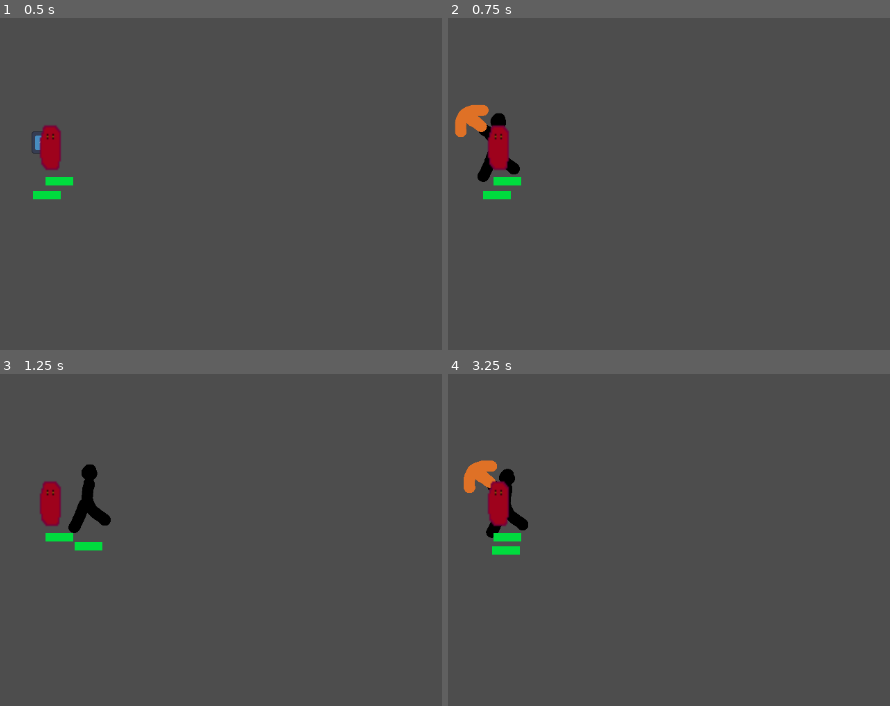
Above: before the commit, frames 1-4 (two rows, left to right).
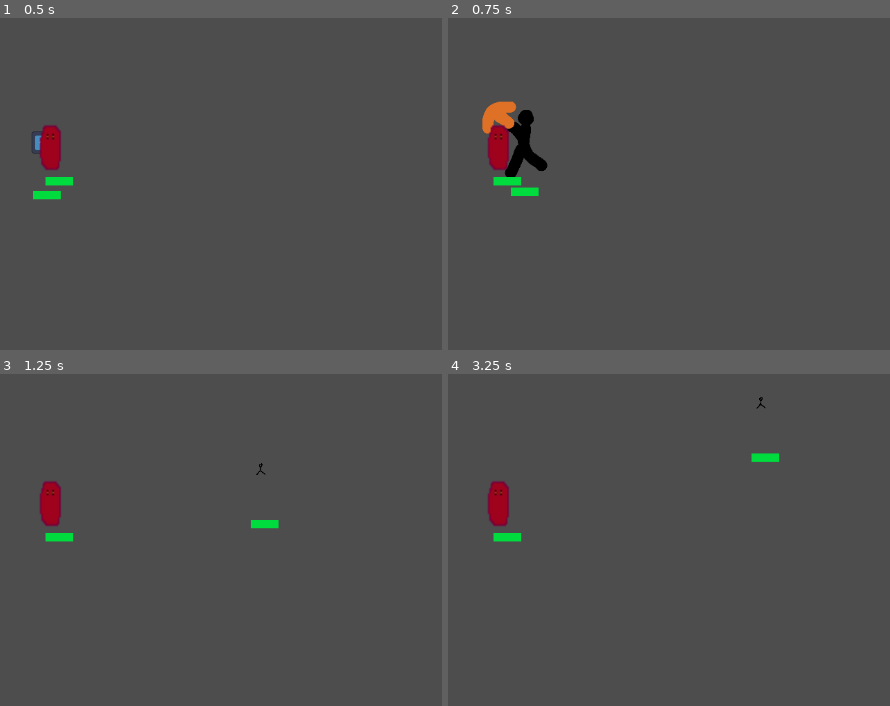
Above: after the commit, the same moments.

Repository: Lukas74m/gae_ca2
Game: Godot game, scene res://scenes/game/Game.tscn
The game is run twice, just before and just after one commit, with the same random seed, the same clock (stepped at 60 frames per second) and the same inputs. The engine's default icon, where the game draws it, is replaced by a stand-in: a white triangle on a blue panel in a dark square.
Inputs (mouse positions are in pixels of both pictures, inside the frame that each line leads up to):
- Up to frame 1 (0.5 s): no input
- Up to frame 2 (0.75 s): tap Enter at 0.5 s; move the mouse to (669, 120) at 0.52 s; hold Q (attack) from 0.53 s (still down)
- Up to frame 3 (1.25 s): keep holding Q (attack); tap E (dash, bound only after the commit) at 0.8 s
- Up to frame 4 (3.25 s): move the mouse to (outside the picture) at 1.27 s; release Q (attack) at 1.28 s; tap E (dash, bound only after the commit) at 1.35, 2.3, 2.85 s; tap Q (attack) at 1.55, 3.05 s; move the mouse to (571, 400) at 2.02 s; hold Q (attack) 2.03-2.78 s; move the mouse to (452, 589) at 2.77 s

Frame 1 is identical in both runs. In frame 2, 2.3% of the frame differs, in the area x 1-23%, y 25-55%; in frame 3, 1.1%; in frame 4, 1.4%.

Commit message:
Dashen des Players

Diff:
--- a/gae-ca2/project.godot
+++ b/gae-ca2/project.godot
@@ -26,6 +26,11 @@
 "events": [Object(InputEventKey,"resource_local_to_scene":false,"resource_name":"","device":0,"window_id":0,"alt_presse …(189 unchanged characters)…
 ]
 }
+dash={
+"deadzone": 0.2,
+"events": [Object(InputEventKey,"resource_local_to_scene":false,"resource_name":"","device":-1,"window_id":0,"alt_pressed":false,"shift_pressed":false,"ctrl_pressed":false,"meta_pressed":false,"pressed":false,"keycode":0,"physical_keycode":69,"key_label":0,"unicode":101,"location":0,"echo":false,"script":null)
+]
+}
 
 [rendering]
 
--- a/gae-ca2/scenes/player/Player.tscn
+++ b/gae-ca2/scenes/player/Player.tscn
@@ -1,8 +1,9 @@
-[gd_scene load_steps=18 format=3 uid="uid://c5o7ciyvg8l1k"]
+[gd_scene load_steps=24 format=3 uid="uid://c5o7ciyvg8l1k"]
 
 [ext_resource type="Script" uid="uid://cnul1yq56e3sh" path="res://scripts/player/player.gd" id="1_gfjak"]
 [ext_resource type="Texture2D" uid="uid://dbqr3cdmo3xrr" path="res://assets/player/icon.svg" id="2_4kuee"]
 [ext_resource type="Texture2D" uid="uid://coy6nekfcvfy" path="res://assets/player/attack_dummy.png" id="2_524rm"]
+[ext_resource type="Texture2D" uid="uid://b8wd8cfwmwsrv" path="res://assets/player/dash_dummy.png" id="3_c3xxp"]
 [ext_resource type="Texture2D" uid="uid://xg8nv5qwbyfr" path="res://assets/player/walk_dummy.png" id="4_524rm"]
 [ext_resource type="PackedScene" uid="uid://c4s7ucak0uoa0" path="res://scenes/components/Health.tscn" id="5_tpg5x"]
 
@@ -25,6 +26,26 @@
 [sub_resource type="AtlasTexture" id="AtlasTexture_pn6s4"]
 atlas = ExtResource("2_524rm")
 region = Rect2(2000, 0, 500, 500)
+
+[sub_resource type="AtlasTexture" id="AtlasTexture_20koh"]
+atlas = ExtResource("3_c3xxp")
+region = Rect2(0, 0, 100, 100)
+
+[sub_resource type="AtlasTexture" id="AtlasTexture_ov1oi"]
+atlas = ExtResource("3_c3xxp")
+region = Rect2(100, 0, 100, 100)
+
+[sub_resource type="AtlasTexture" id="AtlasTexture_rn7t0"]
+atlas = ExtResource("3_c3xxp")
+region = Rect2(200, 0, 100, 100)
+
+[sub_resource type="AtlasTexture" id="AtlasTexture_8qjgm"]
+atlas = ExtResource("3_c3xxp")
+region = Rect2(300, 0, 100, 100)
+
+[sub_resource type="AtlasTexture" id="AtlasTexture_ejd4k"]
+atlas = ExtResource("3_c3xxp")
+region = Rect2(400, 0, 100, 100)
 
 [sub_resource type="AtlasTexture" id="AtlasTexture_524rm"]
 atlas = ExtResource("2_4kuee")
@@ -66,6 +87,26 @@
 }, {
 "frames": [{
 "duration": 1.0,
+"texture": SubResource("AtlasTexture_20koh")
+}, {
+"duration": 1.0,
+"texture": SubResource("AtlasTexture_ov1oi")
+}, {
+"duration": 1.0,
+"texture": SubResource("AtlasTexture_rn7t0")
+}, {
+"duration": 1.0,
+"texture": SubResource("AtlasTexture_8qjgm")
+}, {
+"duration": 1.0,
+"texture": SubResource("AtlasTexture_ejd4k")
+}],
+"loop": false,
+"name": &"dash",
+"speed": 12.0
+}, {
+"frames": [{
+"duration": 1.0,
 "texture": SubResource("AtlasTexture_524rm")
 }],
 "loop": false,
@@ -100,7 +141,7 @@
 [node name="AnimatedSprite2D" type="AnimatedSprite2D" parent="."]
 scale = Vector2(0.25, 0.25)
 sprite_frames = SubResource("SpriteFrames_tpg5x")
-animation = &"walk"
+animation = &"dash"
 
 [node name="CollisionShape2D" type="CollisionShape2D" parent="."]
 position = Vector2(18, 16)
--- a/gae-ca2/scripts/player/player.gd
+++ b/gae-ca2/scripts/player/player.gd
@@ -2,25 +2,48 @@
 
 @export var speed: float = 200.0
 @export var stop_distance: float = 4.0
+@export var dash_speed: float = 600.0
+@export var dash_duration: float = 0.2
+@export var dash_cooldown: float = 1.0
 @onready var attack_area: Area2D = $Area2D
 @onready var player_sprite: AnimatedSprite2D = $AnimatedSprite2D
 @onready var health = $Health
 
+var is_dashing: bool = false
+var dash_time_left: float = 0.0
+var dash_cooldown_left: float = 0.0
+var dash_direction: Vector2 = Vector2.ZERO
 var attacking: bool = false
 
-# Called when the node enters the scene tree for the first time.
 func _ready() -> void:
 	health.set_healthbar_position(global_position + Vector2(-10, 70))
 
+#Eingabe des Spielers
 func _input(event):
-	if event.is_action_pressed("attack") and not attacking:
+	if event.is_action_pressed("attack") and not attacking and not is_dashing:
 		attacking = true
 		player_sprite.play("attack")
 		perform_attack()
 
+	if event.is_action_pressed("dash") and not is_dashing and dash_cooldown_left <= 0.0:
+		start_dash()
 
+#Fuer walken, dashen und idle
 func _physics_process(delta: float) -> void:
-	if attacking == false:
+	if is_dashing:
+		player_sprite.play("dash")
+		velocity = dash_direction * dash_speed
+		dash_time_left -= delta
+		if dash_time_left <= 0.0:
+			is_dashing = false
+		move_and_slide()
+		return
+
+	if dash_cooldown_left > 0.0:
+		dash_cooldown_left -= delta
+
+	# Normale Bewegung, nur wenn kein Angriff läuft
+	if not attacking:
 		var mouse_position = get_global_mouse_position()
 		var direction = mouse_position - global_position
 		var distance = direction.length()
@@ -29,13 +52,13 @@
 			velocity = direction.normalized() * speed
 			player_sprite.play("walk")
 		else:
-			velocity = Vector2.ZERO  # Stoppt die Bewegung
+			velocity = Vector2.ZERO
 			player_sprite.play("idle")
 
-		move_and_slide()
+	move_and_slide()
 
 
-# Prüft, ob Gegner im Sichtfeld und in Angriffsreichweite sind
+# Prüft, ob Gegner im Sichtfeld und in Angriffsreichweite sind + Lebensabzug der Gegner
 func perform_attack():
 	for body in attack_area.get_overlapping_bodies():
 		print(body.name)
@@ -46,6 +69,7 @@
 				body.get_node("Health").update_health(-10)
 				#body.take_damage(10)
 
+
 # Sichtfeldprüfung: Ist der Gegner in Blickrichtung (zur Maus)?
 func is_facing(target_pos: Vector2) -> bool:
 	var to_target = (target_pos - global_position).normalized()
@@ -53,6 +77,13 @@
 	return to_mouse.dot(to_target) > 0.7
 
 
+func start_dash():
+	is_dashing = true
+	dash_time_left = dash_duration
+	dash_cooldown_left = dash_cooldown
+	dash_direction = (get_global_mouse_position() - global_position).normalized()
+
+
 func _on_animated_sprite_2d_animation_finished() -> void:
 	if player_sprite.animation == "attack":
 		attacking = false
Binary file added: gae-ca2/assets/player/dash_dummy.png
Not shown, added: gae-ca2/assets/player/dash_dummy.png.import
